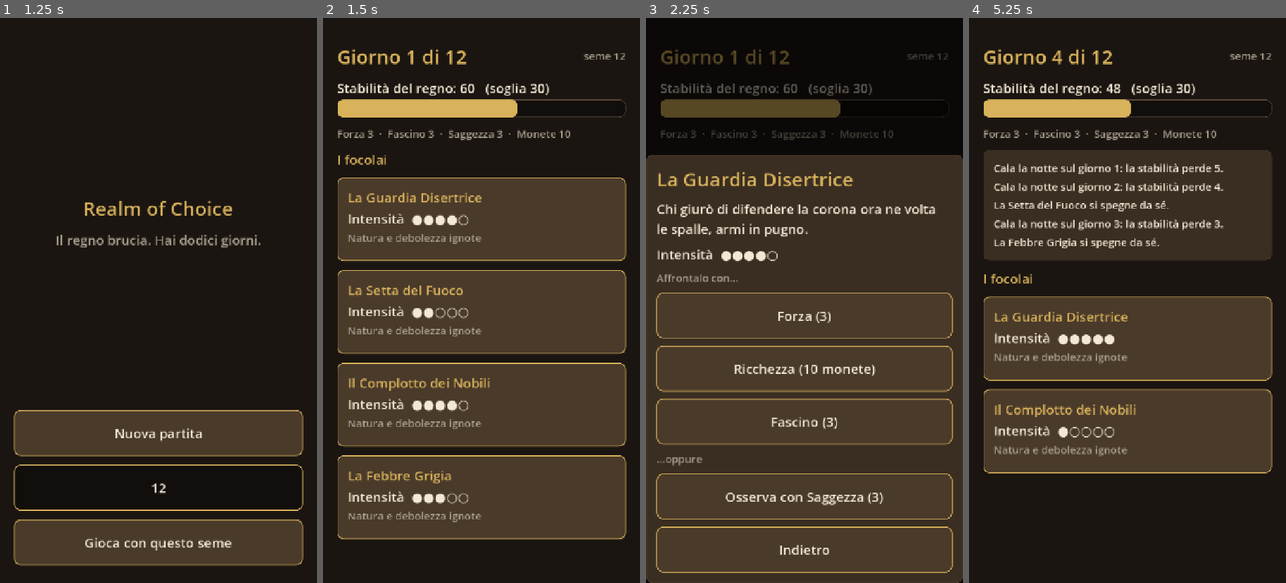
Above: before the commit, frames 1-4 (left to right).
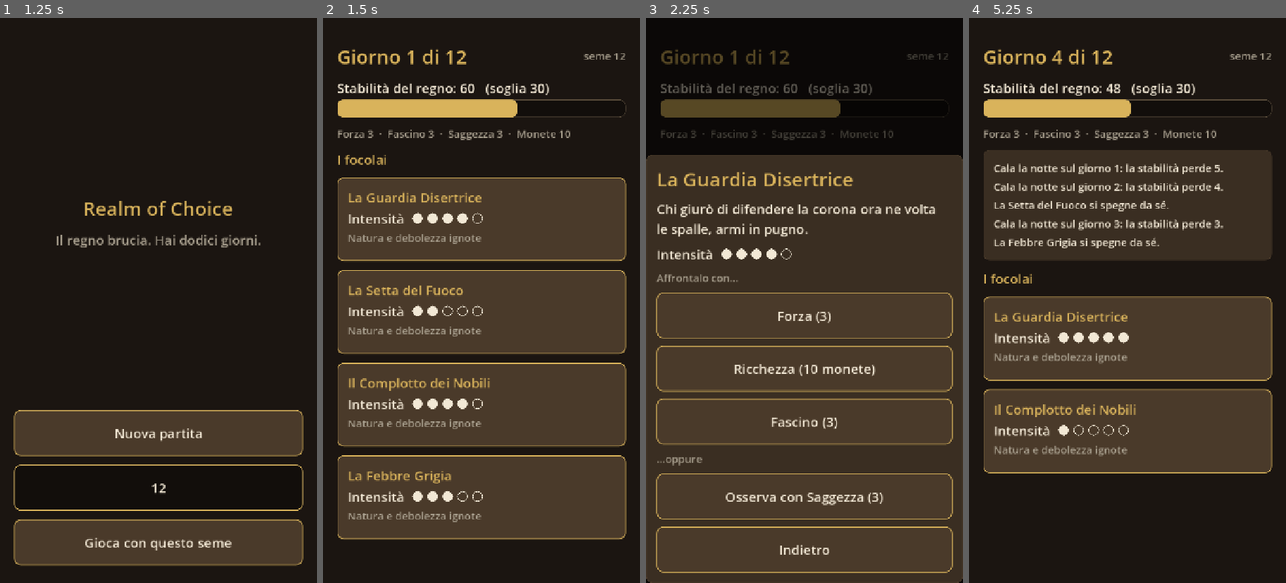
Above: after the commit, the same moments.

Repository: emamenna-lab/realm-of-choice
Game: Godot game, scene res://scenes/main.tscn
The game is run twice, just before and just after one commit, with the same random seed, the same clock (stepped at 60 frames per second) and the same inputs.
Inputs (mouse positions are in pixels of both pictures, inside the frame that each line leads up to):
- Up to frame 1 (1.25 s): click (158, 486) at 0.52 s; type "12" at 0.6 s
- Up to frame 2 (1.5 s): click "Gioca con questo seme" at 1.25 s
- Up to frame 3 (2.25 s): click (804, 221) at 2.02 s
- Up to frame 4 (5.25 s): click (1127, 311) at 2.77 s; click "Colpisci!" at 3.5 s; click "Colpisci!" at 4.25 s; click "Congedalo" at 5 s

Frame 1 is identical in both runs. In frame 2, 1.0% of the frame differs, in the area x 28-51%, y 34-86%; in frame 3, 0.3%; in frame 4, 0.4%.

Commit message:
Versione web: pallini d'intensità disegnati e lista scorrevole al tocco
Il font incluso nell'export web non ha i glifi ● ○ − : i pallini ora sono
disegnati e il meno è ASCII. Le schede dei focolai lasciano passare il
trascinamento, così la lista scorre anche toccando una scheda.

Co-Authored-By: Claude Opus 5.5 <noreply@anthropic.com>
Claude-Session: https://claude.ai/code/session_01UdhWXWuUkLJWu6gAc7TvE7

Diff:
--- a/scripts/ui/court_screen.gd
+++ b/scripts/ui/court_screen.gd
@@ -47,7 +47,7 @@
 		if result["extinguished"]:
 			v.add_child(UiKit.label("%s si spegne." % name))
 		else:
-			v.add_child(UiKit.label("%s perde vigore: intensità %s." % [name, UiKit.pips(o.intensity)]))
+			v.add_child(UiKit.label("%s perde vigore: intensità %d di 5." % [name, o.intensity]))
 	else:
 		var extra := int(engine.cfg.value("resolution.extra_days")[outcome])
 		var text := "%s resiste." % name
--- a/scripts/ui/event_text.gd
+++ b/scripts/ui/event_text.gd
@@ -31,7 +31,7 @@
 			for stat in e["changes"]:
 				var delta: int = e["changes"][stat]
 				var name: String = "Monete" if stat == Defs.RICCHEZZA else UiKit.APPROACH_NAMES[stat]
-				parts.append("%s %s%d" % [name, "+" if delta > 0 else "−", absi(delta)])
+				parts.append("%s %s%d" % [name, "+" if delta > 0 else "-", absi(delta)])
 			if e["responded"]:
 				return "Hai accolto la proposta del Cortigiano." + (" " + ", ".join(parts) + "." if not parts.is_empty() else "")
 			if not parts.is_empty():
--- a/scripts/ui/map_screen.gd
+++ b/scripts/ui/map_screen.gd
@@ -76,6 +76,8 @@
 	# Un pulsante che contiene un'intera scheda: tutta la superficie è toccabile.
 	var b := Button.new()
 	b.size_flags_horizontal = Control.SIZE_EXPAND_FILL
+	# PASS: il trascinamento arriva anche allo ScrollContainer, così la lista scorre al tocco.
+	b.mouse_filter = Control.MOUSE_FILTER_PASS
 	b.pressed.connect(_open_sheet.bind(o.id))
 	var margin := MarginContainer.new()
 	margin.set_anchors_and_offsets_preset(Control.PRESET_FULL_RECT)
@@ -85,7 +87,7 @@
 	var v := UiKit.vbox(6)
 	v.mouse_filter = Control.MOUSE_FILTER_IGNORE
 	v.add_child(UiKit.label(UiKit.type_name(engine.cfg, o.type_id), UiKit.FONT_BODY, UiKit.GOLD))
-	v.add_child(UiKit.label("Intensità  " + UiKit.pips(o.intensity), UiKit.FONT_BODY, UiKit.INK))
+	v.add_child(UiKit.intensity_row(o.intensity))
 	if o.revealed:
 		v.add_child(UiKit.label("%s · debolezza: %s" % [UiKit.NATURE_NAMES[o.nature], UiKit.APPROACH_NAMES[o.weakness]], UiKit.FONT_SMALL, UiKit.DIM))
 	else:
@@ -114,7 +116,7 @@
 	var type_def := engine.cfg.type_by_id(o.type_id)
 	v.add_child(UiKit.label(type_def.get("name", o.type_id), UiKit.FONT_TITLE, UiKit.GOLD))
 	v.add_child(UiKit.label(type_def.get("description", ""), UiKit.FONT_BODY, UiKit.INK))
-	v.add_child(UiKit.label("Intensità  " + UiKit.pips(o.intensity), UiKit.FONT_BODY, UiKit.INK))
+	v.add_child(UiKit.intensity_row(o.intensity))
 
 	v.add_child(UiKit.label("Affrontalo con…", UiKit.FONT_SMALL, UiKit.DIM))
 	v.add_child(UiKit.button("Forza (%d)" % q.get_stat(Defs.FORZA), _confront.bind(o.id, Defs.FORZA), engine.can_confront(o.id, Defs.FORZA)))
--- a/scripts/ui/minigames/wealth_offer.gd
+++ b/scripts/ui/minigames/wealth_offer.gd
@@ -13,14 +13,14 @@
 	col.add_child(UiKit.label("Contro %s" % outbreak_name(), UiKit.FONT_BODY, UiKit.DIM, HORIZONTAL_ALIGNMENT_CENTER))
 	col.add_child(UiKit.spacer())
 	col.add_child(UiKit.label("Quanto oro basterà a comprare la pace?", UiKit.FONT_BODY, UiKit.INK, HORIZONTAL_ALIGNMENT_CENTER))
-	col.add_child(UiKit.label("Intensità  " + UiKit.pips(params["intensity"]), UiKit.FONT_BODY, UiKit.INK, HORIZONTAL_ALIGNMENT_CENTER))
+	col.add_child(UiKit.intensity_row(params["intensity"], 5, true))
 
 	_offer_label = UiKit.label("", 96, UiKit.GOLD, HORIZONTAL_ALIGNMENT_CENTER)
 	col.add_child(_offer_label)
 
 	var row := HBoxContainer.new()
 	row.add_theme_constant_override("separation", 24)
-	var minus := UiKit.button("−", _change.bind(-1))
+	var minus := UiKit.button("-", _change.bind(-1))
 	var plus := UiKit.button("+", _change.bind(1))
 	for b in [minus, plus]:
 		b.custom_minimum_size = Vector2(0, 140)
--- a/scripts/ui/ui_kit.gd
+++ b/scripts/ui/ui_kit.gd
@@ -151,8 +151,30 @@
 	return c
 
 
-static func pips(intensity: int, max_value := 5) -> String:
-	return "●".repeat(intensity) + "○".repeat(maxi(0, max_value - intensity))
+## "Intensità" seguita da cinque pallini disegnati (non glifi: il font web non li ha).
+static func intensity_row(intensity: int, max_value := 5, centered := false) -> HBoxContainer:
+	var row := HBoxContainer.new()
+	row.add_theme_constant_override("separation", 10)
+	row.mouse_filter = Control.MOUSE_FILTER_IGNORE
+	if centered:
+		row.alignment = BoxContainer.ALIGNMENT_CENTER
+	var l := label("Intensità ", FONT_BODY, INK)
+	l.autowrap_mode = TextServer.AUTOWRAP_OFF
+	l.size_flags_horizontal = Control.SIZE_SHRINK_BEGIN
+	row.add_child(l)
+	for n in max_value:
+		var dot := Panel.new()
+		dot.custom_minimum_size = Vector2(24, 24)
+		dot.size_flags_vertical = Control.SIZE_SHRINK_CENTER
+		dot.mouse_filter = Control.MOUSE_FILTER_IGNORE
+		var style := StyleBoxFlat.new()
+		style.set_corner_radius_all(12)
+		style.bg_color = INK if n < intensity else Color(0, 0, 0, 0)
+		style.border_color = INK
+		style.set_border_width_all(2)
+		dot.add_theme_stylebox_override("panel", style)
+		row.add_child(dot)
+	return row
 
 
 static func type_name(cfg: GameConfig, type_id: String, inline := false) -> String:
Not shown, added: build/web/index.apple-touch-icon.png.import
Not shown, added: build/web/index.icon.png.import
Not shown, added: build/web/index.png.import
Not shown, added: build/web/index.apple-touch-icon.png
Not shown, added: build/web/index.audio.position.worklet.js
Not shown, added: build/web/index.audio.worklet.js
Not shown, added: build/web/index.html
Not shown, added: build/web/index.icon.png
Not shown, added: build/web/index.js
Not shown, added: build/web/index.pck
Not shown, added: build/web/index.png
Not shown, added: build/web/index.wasm
